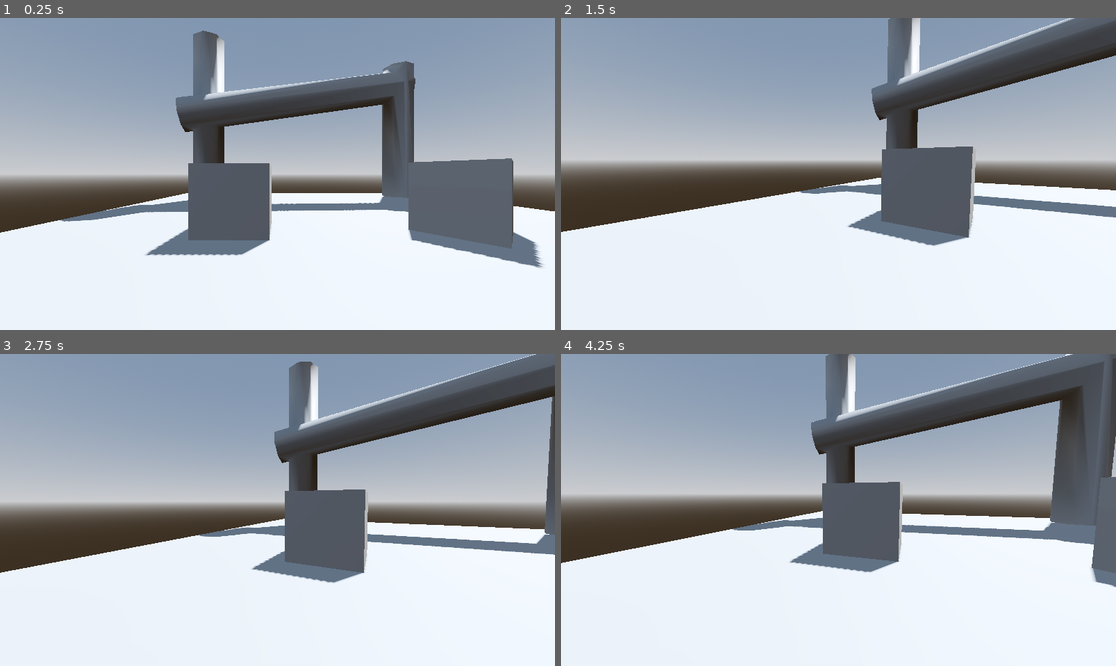
Above: before the commit, frames 1-4 (two rows, left to right).
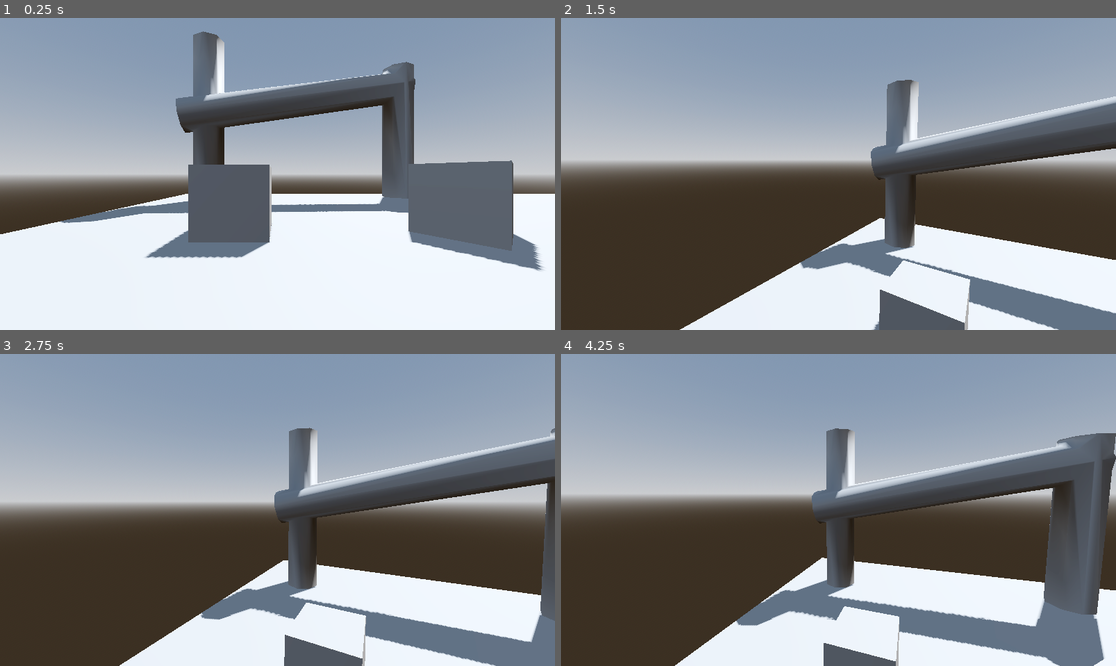
Above: after the commit, the same moments.

Repository: Nikola-Marjanusic/Finals_project
Game: Godot game, scene res://test_game.tscn
Two runs of this game, one before a commit and one after it. Both use one fixed random seed, a clock stepped at 60 frames per second and the inputs below.
Inputs (mouse positions are in pixels of both pictures, inside the frame that each line leads up to):
- Up to frame 1 (0.25 s): no input
- Up to frame 2 (1.5 s): tap Enter (ui_accept) at 0.5 s; move the mouse to (960, 158) at 0.52 s; hold Right (ui_right) 0.53-1.28 s; tap Shift (sprint) at 0.6 s; click (960, 158) at 0.67 s; tap Space (jump) at 0.77, 0.8, 1.07, 1.35 s; move the mouse to (810, 174) at 1.27 s; hold Up (ui_up) from 1.28 s (still down)
- Up to frame 3 (2.75 s): keep holding Up (ui_up); tap Space (jump) at 1.52, 1.82, 2.3 s; tap Shift (sprint) at 1.55 s; move the mouse to (288, 503) at 2.02 s; tap Ctrl (crouch) at 2.1 s
- Up to frame 4 (4.25 s): keep holding Up (ui_up); move the mouse to (832, 516) at 2.77 s; tap Shift (sprint) at 2.85, 3.6 s; click (832, 516) at 2.92 s; tap Space (jump) at 3.02, 3.32, 3.77, 3.8, 4.07 s; move the mouse to (877, 513) at 3.52 s

The runs differ from the first frame. In frame 1, 2.2% of the frame differs, in the area x 0-100%, y 4-82%; in frame 2, 42%; in frame 3, 43%; in frame 4, 47%, in the area x 0-100%, y 0-100%.
Error before the commit: Invalid access to property or key 'cast_to' on a base object of type 'RayCast3D'. (res://Addons/proto_controller/proto_controller.gd:131)

Commit message:
Crouch and slide added

Diff:
--- a/test_game.tscn
+++ b/test_game.tscn
@@ -26,40 +26,92 @@
 
 [node name="TestMap" type="Node" parent="."]
 
-[node name="CSGCombiner3D" type="CSGCombiner3D" parent="TestMap"]
+[node name="HasColisions" type="CSGCombiner3D" parent="TestMap"]
+use_collision = true
+
+[node name="CSGCombiner3D" type="CSGCombiner3D" parent="TestMap/HasColisions"]
 transform = Transform3D(2, 0, 0, 0, 2, 0, 0, 0, 2, 0, 0, 0)
 use_collision = true
 
-[node name="CSGCylinder3D3" type="CSGCylinder3D" parent="TestMap/CSGCombiner3D"]
+[node name="CSGCylinder3D3" type="CSGCylinder3D" parent="TestMap/HasColisions/CSGCombiner3D"]
 transform = Transform3D(0.18370596, 10.51962, 0.13974345, -1.0521725, 1.8732741, 1.859991e-09, -0.025926102, -1.4846152, 0.9901877, -0.3000002, 3.3242397, -2.849016)
 height = 0.7
 
-[node name="CSGCylinder3D2" type="CSGCylinder3D" parent="TestMap/CSGCombiner3D"]
+[node name="CSGCylinder3D2" type="CSGCylinder3D" parent="TestMap/HasColisions/CSGCombiner3D"]
 transform = Transform3D(1, 0, 0, 0, 6.3504, 0, 0, 0, 1, 3.1, 2.3242397, -3.3)
 height = 0.7
 
-[node name="CSGCylinder3D" type="CSGCylinder3D" parent="TestMap/CSGCombiner3D"]
+[node name="CSGCylinder3D" type="CSGCylinder3D" parent="TestMap/HasColisions/CSGCombiner3D"]
 transform = Transform3D(1, 0, 0, 0, 2.52, 0, 0, 0, 1, -3.3, 2.6, -2.7)
 
-[node name="CSGBox3D" type="CSGBox3D" parent="TestMap"]
-transform = Transform3D(2, 0, 0, 0, 2, 0, 0, 0, 2, 0, 0, 0)
+[node name="CSGBox3D" type="CSGBox3D" parent="TestMap/HasColisions"]
+transform = Transform3D(2, 0, 0, 0, 2, 0, 0, 0, 2, 32.163208, 0, 30.234863)
 use_collision = true
-size = Vector3(10, 0.1, 10)
+size = Vector3(42.163208, 0.1, 40.234863)
 
-[node name="CSGBox3D2" type="CSGBox3D" parent="TestMap"]
+[node name="CSGBox3D4" type="CSGBox3D" parent="TestMap/HasColisions"]
+transform = Transform3D(2.5999997, 0, -4.5033317, 0, 5.2, 0, 4.5033317, 0, 2.5999997, 15.132822, 1.2756441, 4.1269584)
+use_collision = true
+
+[node name="CSGBox3D9" type="CSGBox3D" parent="TestMap/HasColisions"]
+transform = Transform3D(4, 0, 0, 0, 4, 0, 0, 0, 4, 13, 25.575645, 62.6)
+use_collision = true
+size = Vector3(0.6, 6.4, 0.7)
+
+[node name="CSGBox3D2" type="CSGBox3D" parent="TestMap/HasColisions"]
 transform = Transform3D(2, 0, 0, 0, 2, 0, 0, 0, 2, -3.4, 1.0252147, 1.6)
 use_collision = true
 
-[node name="CSGBox3D3" type="CSGBox3D" parent="TestMap"]
+[node name="CSGBox3D3" type="CSGBox3D" parent="TestMap/HasColisions"]
 transform = Transform3D(1.2855753, 0, -1.5320889, 0, 2, 0, 1.5320889, 0, 1.2855753, 3.1000001, 1.0928733, 1.7431209)
 use_collision = true
 
+[node name="CSGPolygon3D" type="CSGPolygon3D" parent="TestMap/HasColisions"]
+transform = Transform3D(10.991721, 0, -2.2347326, 0, 6.409611, 0, 6.3460727, 0, 3.87067, 14.816654, -0.30078575, 4.251945)
+polygon = PackedVector2Array(0, 0, 0, 1, -1.1920929e-07, 0.9964621, 1.7912545, 0.04278612)
+
+[node name="CSGBox3D5" type="CSGBox3D" parent="TestMap/HasColisions"]
+transform = Transform3D(2.8680704, 0, -2.6739967, 0, 4.1600003, 0, 2.4065967, 0, 3.1867442, 13.63904, 0.44364414, 7.9139166)
+use_collision = true
+size = Vector3(1.3000001, 0.6, 1)
+
+[node name="CSGTorus3D" type="CSGTorus3D" parent="TestMap/HasColisions"]
+transform = Transform3D(2.3841858e-07, -7.3799996, 0, 12.299999, 2.3841858e-07, 0, 0, 0, 12.300002, 46.82679, 4.571848, 26.6)
+inner_radius = 1.2
+outer_radius = 1.4
+
+[node name="CSGBox3D6" type="CSGBox3D" parent="TestMap/HasColisions"]
+transform = Transform3D(2, 0, 0, 0, 2, 0, 0, 0, 2, 10.700001, 1.1252146, 58.6)
+use_collision = true
+size = Vector3(15.1, 0.90000004, 9.400001)
+
+[node name="CSGBox3D7" type="CSGBox3D" parent="TestMap/HasColisions"]
+transform = Transform3D(2, 0, 0, 0, 2, 0, 0, 0, 2, 12.5, 3.7252147, 61)
+use_collision = true
+size = Vector3(10.8, 2.5, 5.2000003)
+
+[node name="CSGBox3D8" type="CSGBox3D" parent="TestMap/HasColisions"]
+transform = Transform3D(2, 0, 0, 0, 2, 0, 0, 0, 2, 13.4, 9.725214, 62.5)
+use_collision = true
+size = Vector3(7.6, 3.7, 2.7)
+
+[node name="CSGBox3D10" type="CSGBox3D" parent="TestMap/HasColisions"]
+transform = Transform3D(0.9999999, 1.7320508, -3.4641018, -3.4641018, 1.9999999, 0, 1.7320508, 3.0000002, 1.9999999, 11.181347, 35.37565, 28.249998)
+use_collision = true
+size = Vector3(0.6, 4.3, 0.7)
+
+[node name="CSGPolygon3D2" type="CSGPolygon3D" parent="TestMap/HasColisions"]
+transform = Transform3D(-15.865185, 0, -13.926966, 0, 6.409611, 0, 27.479307, 0, -8.04074, 57.916656, -0.0007855892, -1.5480552)
+polygon = PackedVector2Array(0, 0, 0, 1, 0.2, 1, 0.6, 0)
+
+[node name="CSGBox3D11" type="CSGBox3D" parent="TestMap/HasColisions"]
+transform = Transform3D(1.2855753, 0, -1.5320889, 0, 2, 0, 1.5320889, 0, 1.2855753, 56.28037, 1.7928735, -3.0795107)
+use_collision = true
+size = Vector3(3.1000001, 1.9, 6)
+
+[node name="CSGSphere3D" type="CSGSphere3D" parent="TestMap/HasColisions"]
+transform = Transform3D(25.1, 0, 0, 0, 25.1, 0, 0, 0, 25.1, 60.4, 0, 57.2)
+
 [node name="ProtoController" parent="." instance=ExtResource("1_wpsn8")]
 transform = Transform3D(1, 0, 0, 0, 1, 0, 0, 0, 1, -2.1933823, 0.050000668, 7.6392713)
-can_sprint = true
 can_freefly = true
-input_left = "move_left"
-input_right = "move_right"
-input_forward = "move_up"
-input_back = "move_down"
-input_jump = "jump"
Not shown, changed: Addons/proto_controller/proto_controller.gd
Not shown, changed: Addons/proto_controller/proto_controller.tscn
